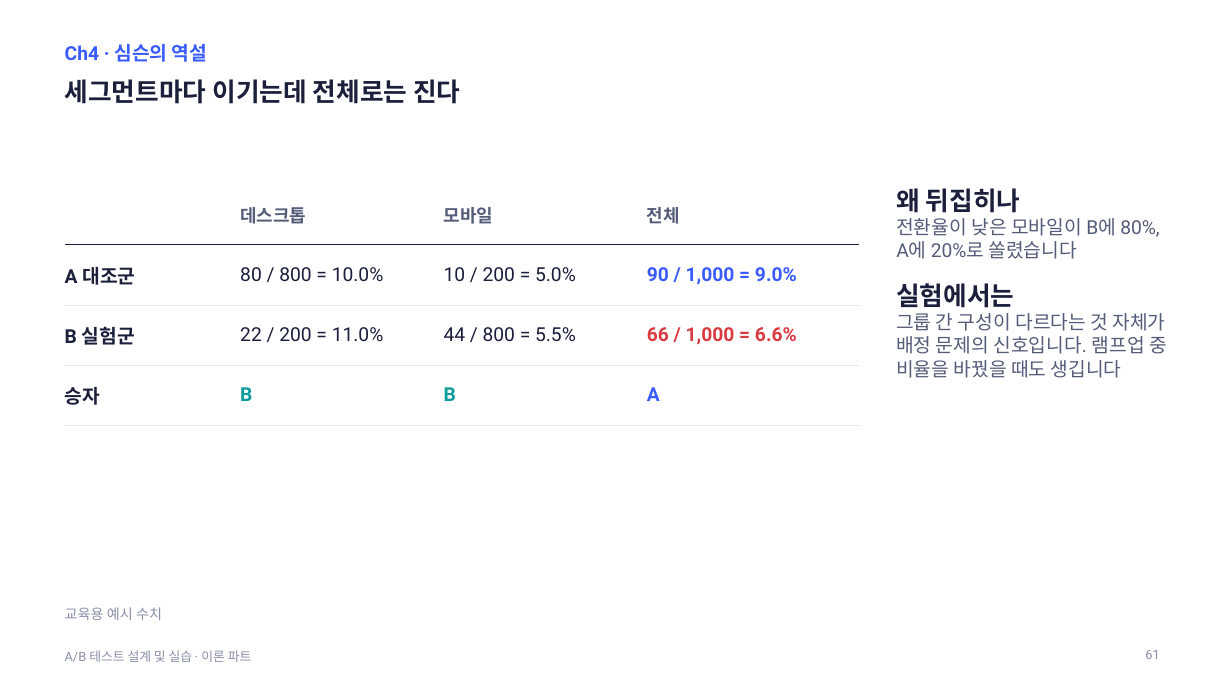
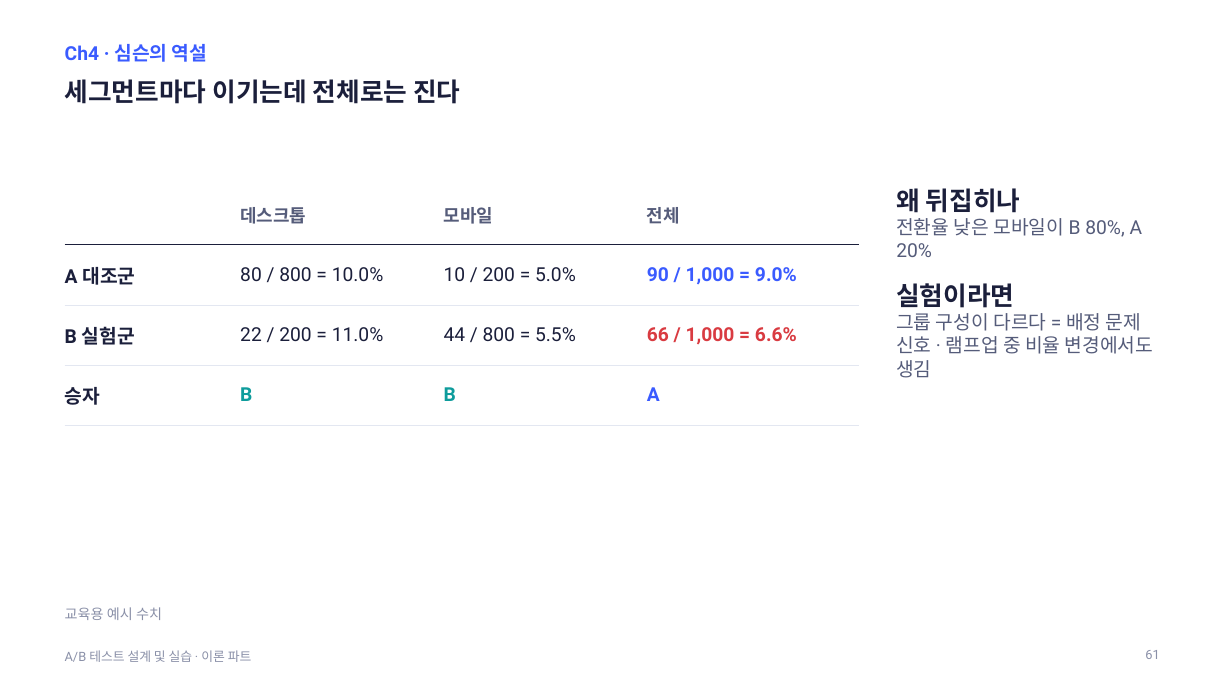
Before and after one commit to kkamret/quickmart-lab-rats, a slide deck: slide 61 of docs/lecture/ab-testing-theory.pptx. Drawn at 1232x693 pixels with LibreOffice and Linux fonts; fonts in the diff are those of the drawing. Boxes give left, top, right and bottom in pixels: in the first picture for what was removed or moved away, otherwise in the second. Text is boxed around its words. In the diff, an @@ line names an element or a change of style, - is before the commit and + after.

```diff
--- a/docs/lecture/ab-testing-theory.pptx
+++ b/docs/lecture/ab-testing-theory.pptx
@@ text at (896,218,1153,378): text changed @@
-전환율이 낮은 모바일이 B에 80%, A에 20%로 쏠렸습니다
-실험에서는
-그룹 간 구성이 다르다는 것 자체가 배정 문제의 신호입니다. 램프업 중 비율을 바꿨을 때도 생깁니다
+전환율 낮은 모바일이 B 80%, A 20%
+실험이라면
+그룹 구성이 다르다 = 배정 문제 신호 · 램프업 중 비율 변경에서도 생김
```
Also in this commit, not shown: 44 other slides changed, 1 slide added, 1 slide removed, 2 other files.
